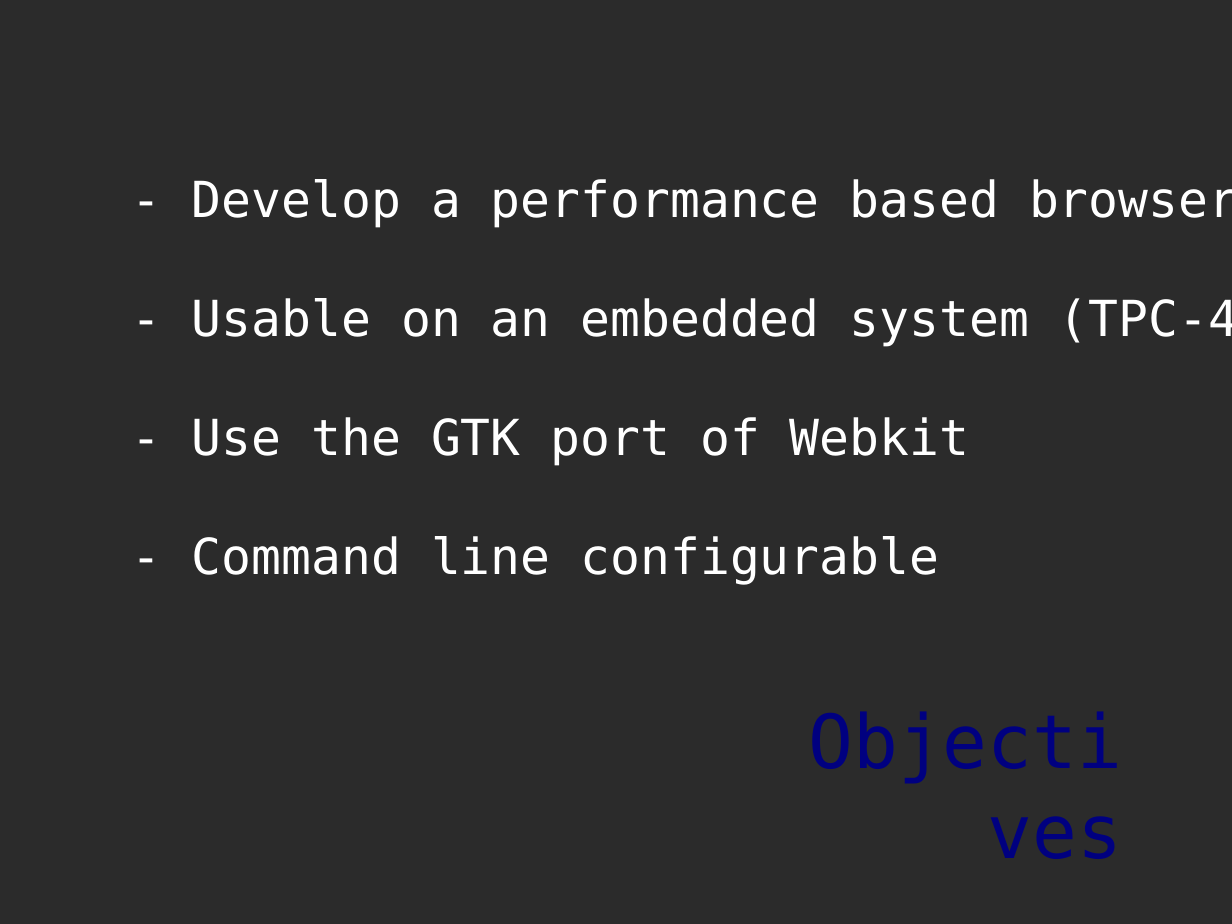
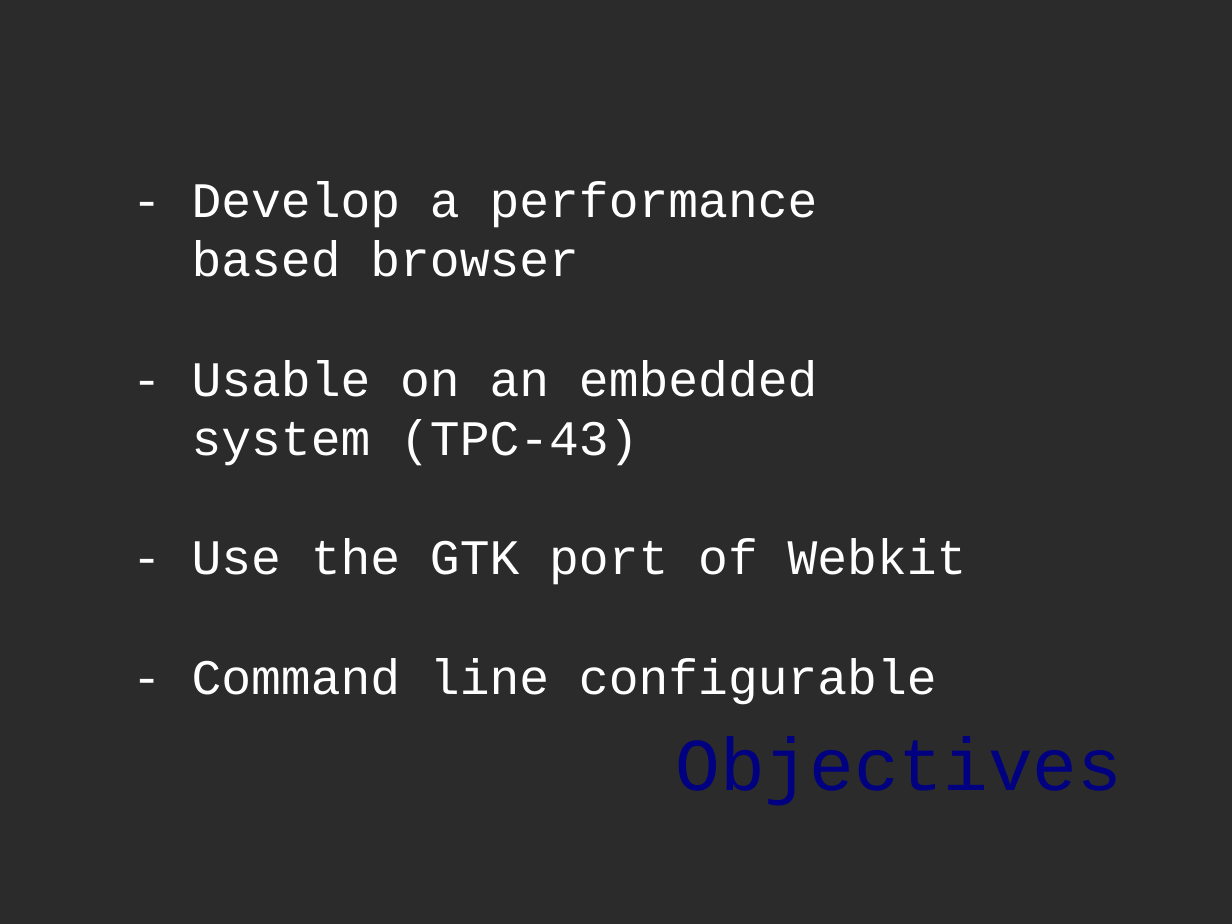
Before and after one commit to ddyngrp/bcit-courses, a slide deck: slide 3 of reports/presentation/spry_presentation.odp. Drawn at 1232x924 pixels with LibreOffice and Linux fonts; fonts in the diff are those of the drawing; background and template pictures are left out; a plain dark background stands for a picture behind light text. Boxes give left, top, right and bottom in pixels: in the first picture for what was removed or moved away, otherwise in the second. Text is boxed around its words. In the diff, an @@ line names an element or a change of style, - is before the commit and + after.

Commit message:
Fixed fonts

```diff
--- a/reports/presentation/spry_presentation.odp
+++ b/reports/presentation/spry_presentation.odp
@@ text at box(192, 181, 818, 466): text changed; font DejaVu Sans Mono to Courier New @@
-- Develop a performance based browser
-- Usable on an embedded system (TPC-43)
+- Develop a performance
+based browser
+- Usable on an embedded
+system (TPC-43)
@@ text at box(192, 539, 967, 705): font DejaVu Sans Mono to Courier New in "- Use the GTK port of Webkit", "- Command line configurable" @@
@@ text "Objectives": place and size @@
-text "Objectives" at box(760, 689, 1135, 873)
+text "Objectives" at box(88, 711, 1134, 812)
@@ text "Objectives" at box(88, 711, 1134, 812): font DejaVu Sans Mono to Courier New @@
```
Also in this commit, not shown: 13 other slides changed.
